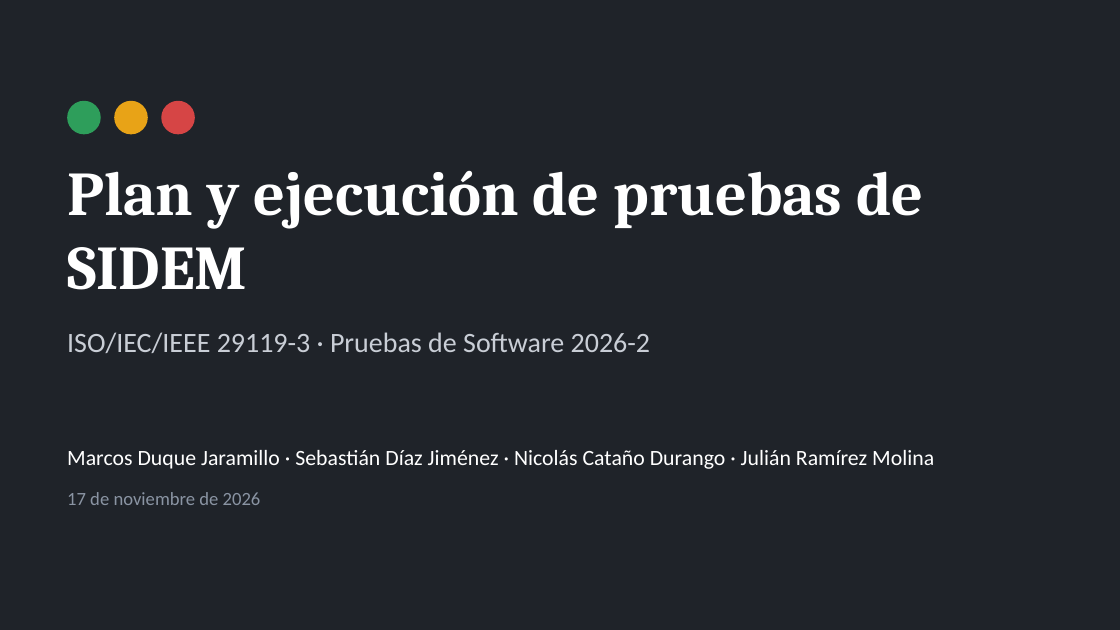
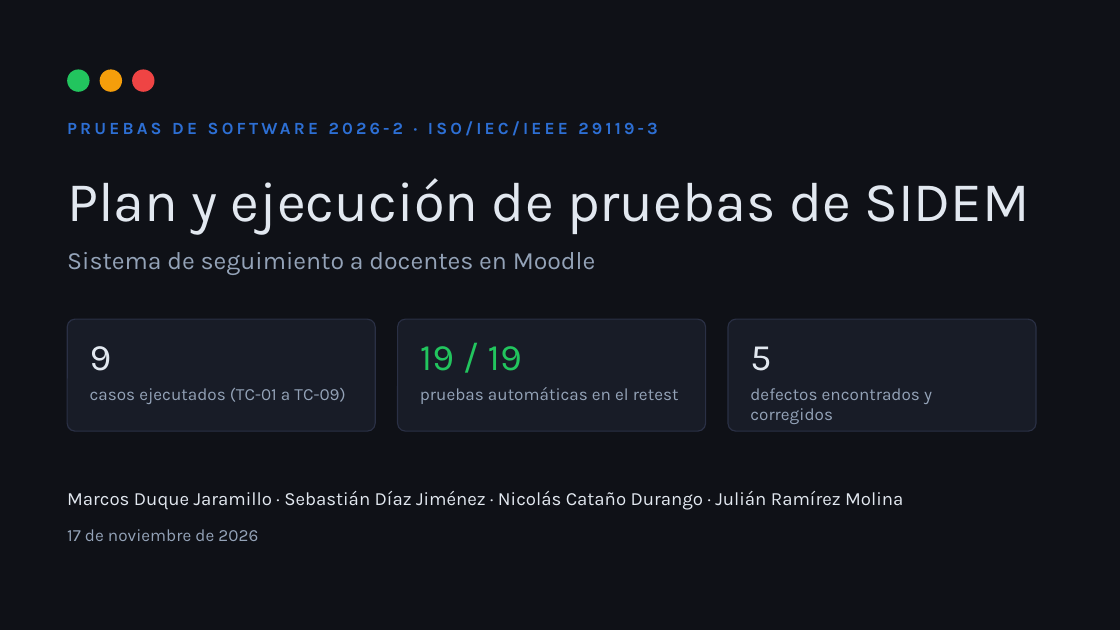
Before and after one commit to C4t-eyex/SIDEM-Plan-Pruebas, a slide deck: slide 1 of exposicion/Exposicion_SIDEM.pptx. Drawn at 1120x630 pixels with LibreOffice and Linux fonts; fonts in the diff are those of the drawing. Boxes give left, top, right and bottom in pixels: in the first picture for what was removed or moved away, otherwise in the second. Text is boxed around its words. In the diff, an @@ line names an element or a change of style, - is before the commit and + after.

```diff
--- a/exposicion/Exposicion_SIDEM.pptx
+++ b/exposicion/Exposicion_SIDEM.pptx
@@ background #1F2329 to #0F1117 @@
@@ ellipse: place and size @@
-ellipse at <box>114,101,148,134</box>
+ellipse at <box>67,69,90,92</box>
@@ ellipse at <box>67,69,90,92</box>: fill #E8A317 to #22C55E @@
@@ ellipse: place and size @@
-ellipse at <box>161,101,195,134</box>
+ellipse at <box>100,69,122,92</box>
@@ ellipse at <box>100,69,122,92</box>: fill #D64545 to #F59E0B @@
@@ ellipse added at <box>132,69,155,92</box>, fill #EF4444 @@
@@ text "PRUEBAS DE SOFTWARE 2026-2 · ..." at <box>67,121,657,136</box>: vertical alignment middle to top @@
@@ ellipse removed at <box>67,101,101,134</box> @@
@@ text at <box>67,121,657,136</box>: text changed; size 18 to 11 pt; font Calibri to Karla; text colour #C9CED6 to #2D6FD4; bold on @@
-ISO/IEC/IEEE 29119-3 · Pruebas de Software 2026-2
+PRUEBAS DE SOFTWARE 2026-2 · ISO/IEC/IEEE 29119-3
@@ text "Plan y ejecución de pruebas ...": place and size @@
-text "Plan y ejecución de pruebas ..." at <box>67,170,923,290</box>
+text "Plan y ejecución de pruebas ..." at <box>67,178,1029,235</box>
@@ text "Plan y ejecución de pruebas ..." at <box>67,178,1029,235</box>: size 40 to 36 pt, font Cambria to Karla, text colour #FFFFFF to #E2E8F0, bold off; vertical alignment bottom to middle @@
@@ text added at <box>67,252,596,274</box>, 16 pt, text #94A3B8 @@
+Sistema de seguimiento a docentes en Moodle
@@ rounded rectangle added at <box>67,319,375,431</box>, fill #181C27, outline #2A3045 0.75 pt @@
@@ rounded rectangle added at <box>398,319,706,431</box>, fill #181C27, outline #2A3045 0.75 pt @@
@@ rounded rectangle added at <box>728,319,1036,431</box>, fill #181C27, outline #2A3045 0.75 pt @@
@@ text added at <box>90,346,112,371</box>, 24 pt, text #E2E8F0 @@
+9
@@ text added at <box>420,346,522,371</box>, 24 pt, text #22C55E @@
+19 / 19
@@ text added at <box>750,346,771,371</box>, 24 pt, text #E2E8F0 @@
+5
@@ text added at <box>90,388,345,404</box>, 11 pt, text #94A3B8 @@
+casos ejecutados (TC-01 a TC-09)
@@ text added at <box>420,387,679,404</box>, 11 pt, text #94A3B8 @@
+pruebas automáticas en el retest
@@ text added at <box>750,388,932,424</box>, 11 pt, text #94A3B8 @@
+defectos encontrados y corregidos
@@ text "Marcos Duque Jaramillo · Sebastián ...": place and size @@
-text "Marcos Duque Jaramillo · Sebastián ..." at <box>67,450,934,469</box>
+text "Marcos Duque Jaramillo · Sebastián ..." at <box>67,491,903,510</box>
@@ text "Marcos Duque Jaramillo · Sebastián ..." at <box>67,491,903,510</box>: size 14 to 12 pt, font Calibri to Karla, text colour #FFFFFF to #E2E8F0; vertical alignment middle to top @@
@@ text "17 de noviembre de 2026": place and size @@
-text "17 de noviembre de 2026" at <box>67,492,261,505</box>
+text "17 de noviembre de 2026" at <box>67,529,258,541</box>
@@ text "17 de noviembre de 2026" at <box>67,529,258,541</box>: size 12 to 11 pt, font Calibri to Karla, text colour #8A94A3 to #94A3B8; vertical alignment middle to top @@
```
Also in this commit, not shown: 19 other slides changed, 4 other files.
